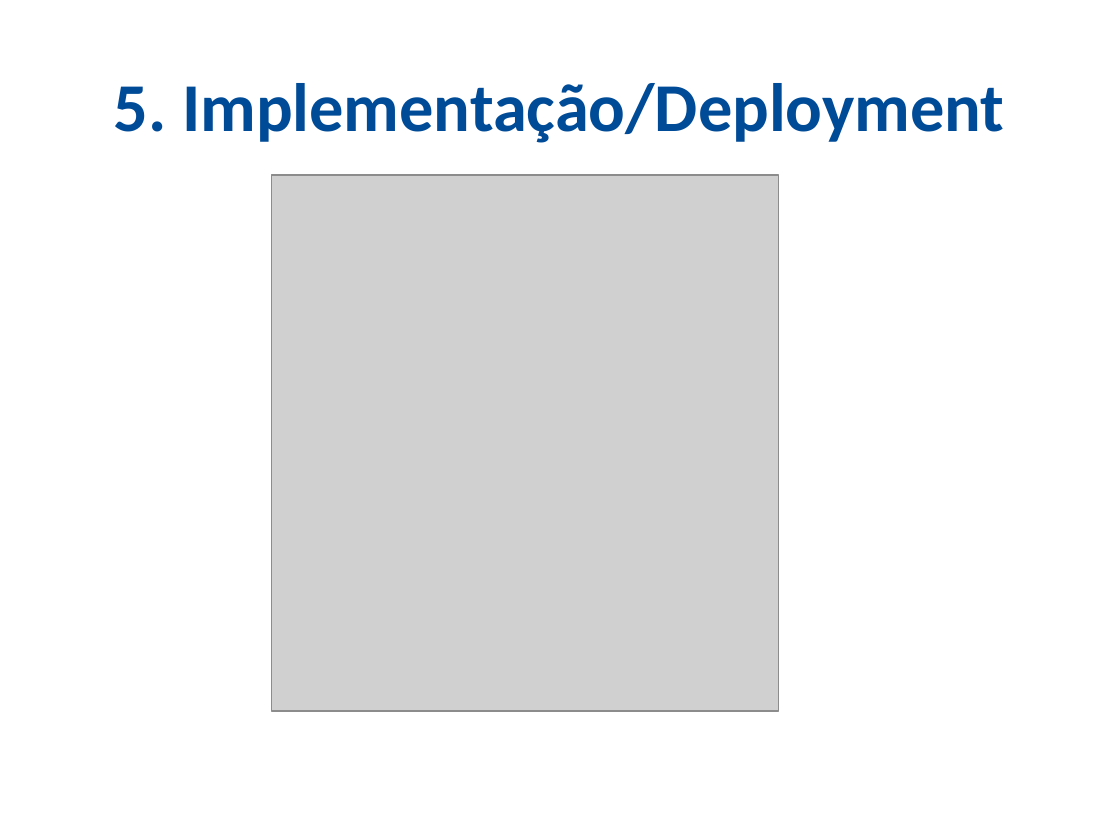
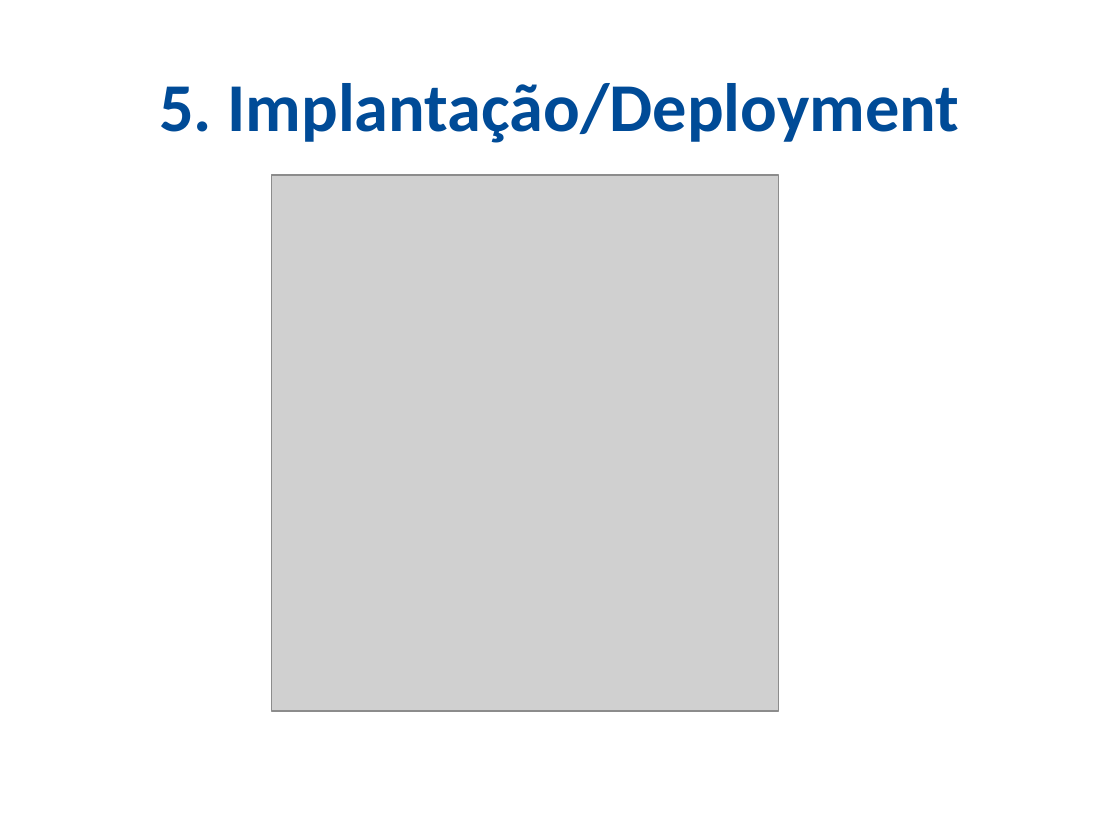
Before and after one commit to ozieljose/java6cert, a slide deck: slide 20 of slides/2-AmbienteJava.pptx. Drawn at 1120x840 pixels with LibreOffice and Linux fonts; fonts in the diff are those of the drawing; grey boxes stand for pictures; background and template pictures are left out. Boxes give left, top, right and bottom in pixels: in the first picture for what was removed or moved away, otherwise in the second. Text is boxed around its words. In the diff, an @@ line names an element or a change of style, - is before the commit and + after.

```diff
--- a/slides/2-AmbienteJava.pptx
+++ b/slides/2-AmbienteJava.pptx
@@ title at bbox=[159, 83, 960, 143]: text changed @@
-5. Implementação/Deployment
+5. Implantação/Deployment
```
Also in this commit, not shown: 9 other files.
